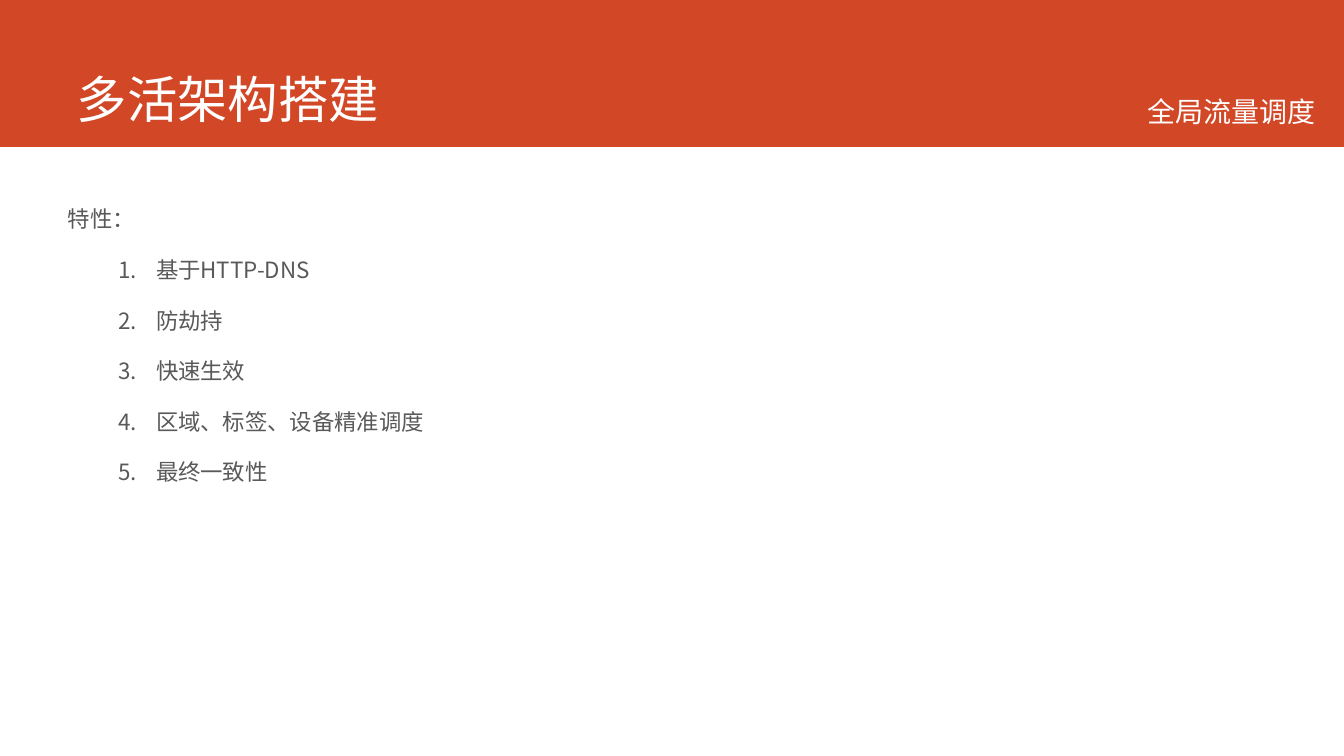
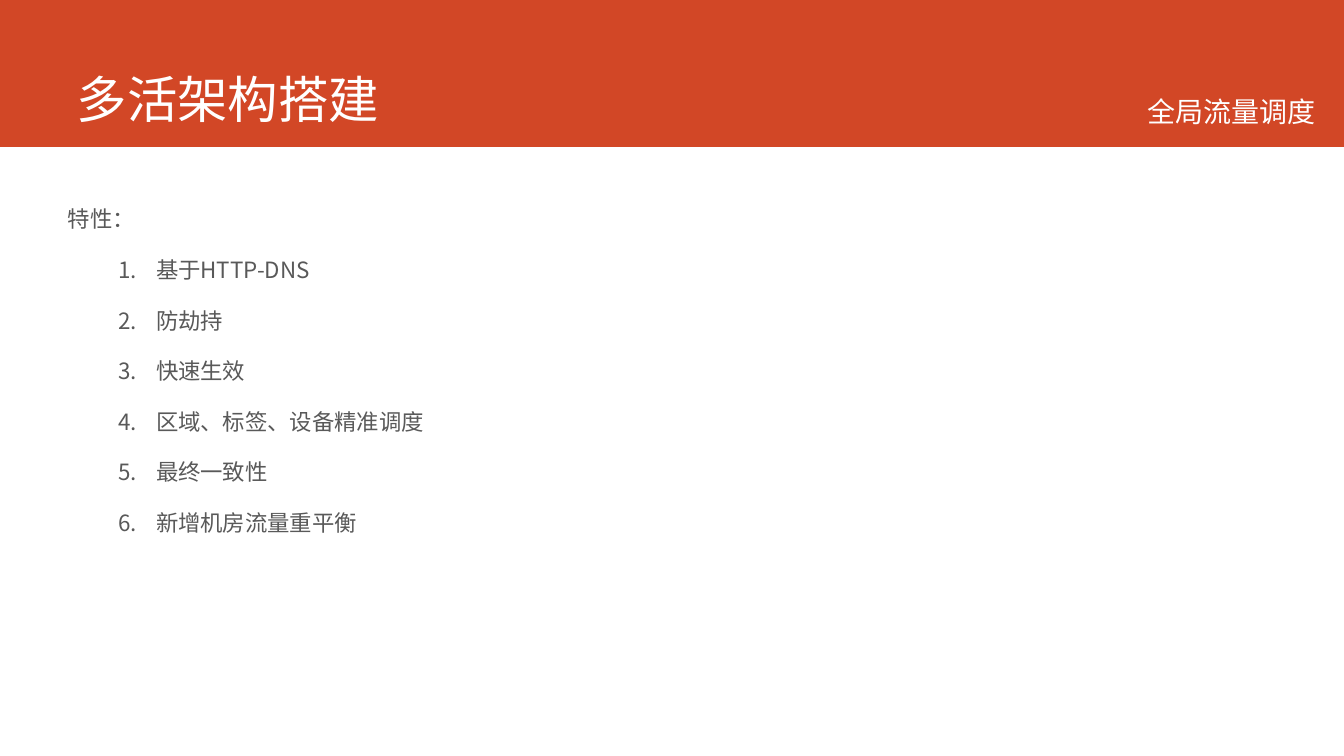
Before and after one commit to printfcoder/printfcoder, a slide deck: slide 7 of job/me/个人介绍.pptx. Drawn at 1344x756 pixels with LibreOffice and Linux fonts; fonts in the diff are those of the drawing. Boxes give left, top, right and bottom in pixels: in the first picture for what was removed or moved away, otherwise in the second. Text is boxed around its words. In the diff, an @@ line names an element or a change of style, - is before the commit and + after.

```diff
--- a/job/me/个人介绍.pptx
+++ b/job/me/个人介绍.pptx
@@ text at (x1=156, y1=512, x2=357, y2=533): paragraph added @@
+  6. 新增机房流量重平衡
```
Also in this commit, not shown: 1 other slide changed, 1 other file.
